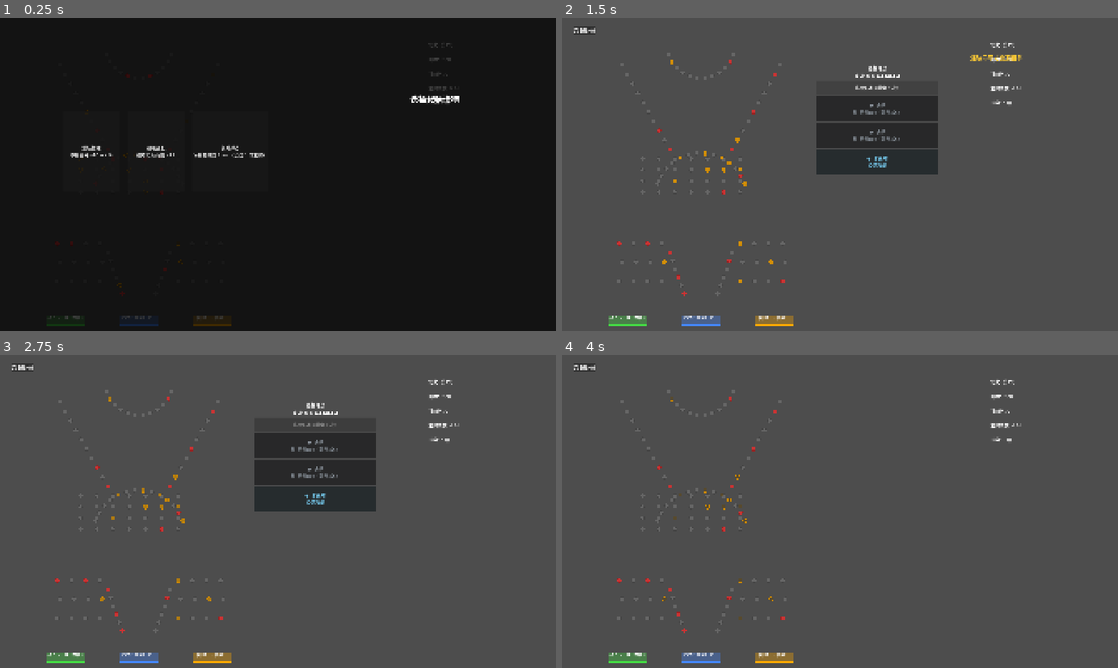
Above: before the commit, frames 1-4 (two rows, left to right).
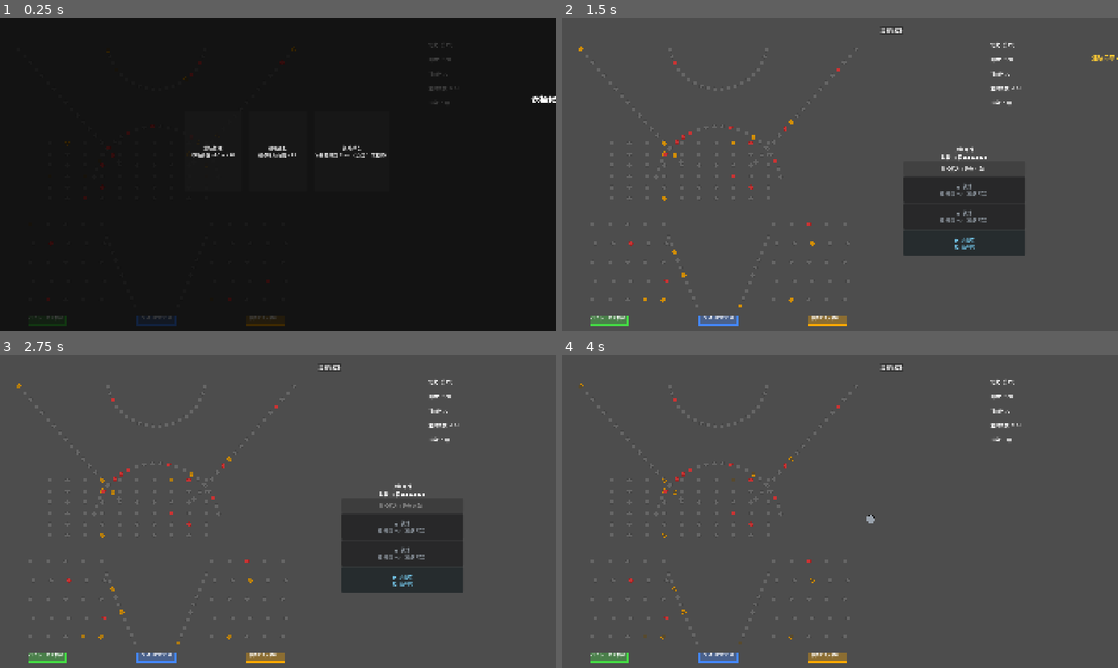
Above: after the commit, the same moments.

Repository: ever4Kenny/orb-foundry
Game: Godot game, scene res://scenes/main.tscn
The game is run twice, just before and just after one commit, with the same random seed, the same clock (stepped at 60 frames per second) and the same inputs.
Inputs (mouse positions are in pixels of both pictures, inside the frame that each line leads up to):
- Up to frame 1 (0.25 s): no input
- Up to frame 2 (1.5 s): click "重锤校准 中槽得分 +50 → +80" at 0.5 s; click "重投候选（剩余 2 次）" at 1.25 s
- Up to frame 3 (2.75 s): click "重投候选（剩余 1 次）" at 2 s
- Up to frame 4 (4 s): click "● 铁球 重·穿透peg（最多3次）" at 2.75 s; move the mouse to (962, 495) at 3.52 s; click (962, 495) at 3.67 s

The runs differ from the first frame. In frame 1, 1.5% of the frame differs, in the area x 5-100%, y 9-99%; in frame 2, 14%, in the area x 2-100%, y 2-99%; in frame 3, 14%; in frame 4, 3.2%.

Commit message:
feat: T0 横屏 1920×1080 — 盘面 1080×1080，peg 208 个，UI 适配右侧

Diff:
--- a/resources/board_layouts/default.json
+++ b/resources/board_layouts/default.json
@@ -1,120 +1,68 @@
 {
-  "board_width": 720,
+  "board_width": 1080,
   "board_height": 1080,
   "peg_radius": 7,
   "patterns": [
     {
       "type": "arc",
-      "count": 12,
-      "center": [
-        0.5,
-        0.08
-      ],
-      "radius": 120,
-      "start_degrees": 20,
-      "end_degrees": 160
+      "count": 20,
+      "center": [0.5, 0.07],
+      "radius": 170,
+      "start_degrees": 12,
+      "end_degrees": 168
     },
     {
       "type": "line",
-      "count": 10,
-      "start": [
-        0.12,
-        0.15
-      ],
-      "end": [
-        0.35,
-        0.42
-      ]
+      "count": 18,
+      "start": [0.06, 0.10],
+      "end": [0.38, 0.46]
     },
     {
       "type": "line",
-      "count": 10,
-      "start": [
-        0.88,
-        0.15
-      ],
-      "end": [
-        0.65,
-        0.42
-      ]
+      "count": 18,
+      "start": [0.94, 0.10],
+      "end": [0.62, 0.46]
     },
     {
       "type": "block",
-      "rows": 4,
-      "cols": 7,
-      "start": [
-        0.22,
-        0.45
-      ],
-      "spacing": [
-        56,
-        38
-      ]
+      "rows": 6,
+      "cols": 10,
+      "start": [0.16, 0.40],
+      "spacing": [60, 38]
     },
     {
       "type": "arc",
-      "count": 14,
-      "center": [
-        0.5,
-        0.58
-      ],
-      "radius": 160,
-      "start_degrees": 200,
-      "end_degrees": 340
+      "count": 22,
+      "center": [0.5, 0.55],
+      "radius": 220,
+      "start_degrees": 192,
+      "end_degrees": 348
     },
     {
       "type": "stagger",
-      "rows": [
-        0.72,
-        0.78,
-        0.84
-      ],
-      "cols": [
-        4,
-        4,
-        4
-      ],
+      "rows": [0.66, 0.72, 0.78, 0.84, 0.90],
+      "cols": [5, 5, 5, 5, 5],
       "x_min_ratio": 0.04,
       "x_max_ratio": 0.38
     },
     {
       "type": "stagger",
-      "rows": [
-        0.72,
-        0.78,
-        0.84
-      ],
-      "cols": [
-        4,
-        4,
-        4
-      ],
+      "rows": [0.66, 0.72, 0.78, 0.84, 0.90],
+      "cols": [5, 5, 5, 5, 5],
       "x_min_ratio": 0.62,
       "x_max_ratio": 0.96
     },
     {
       "type": "line",
-      "count": 6,
-      "start": [
-        0.35,
-        0.75
-      ],
-      "end": [
-        0.42,
-        0.88
-      ]
+      "count": 10,
+      "start": [0.34, 0.70],
+      "end": [0.43, 0.92]
     },
     {
       "type": "line",
-      "count": 6,
-      "start": [
-        0.65,
-        0.75
-      ],
-      "end": [
-        0.58,
-        0.88
-      ]
+      "count": 10,
+      "start": [0.66, 0.70],
+      "end": [0.57, 0.92]
     }
   ],
   "peg_types": {
@@ -122,26 +70,19 @@
       "color": "#666666",
       "score": 10,
       "disappear": true,
-      "tags": [
-        "normal"
-      ]
+      "tags": ["normal"]
     },
     "bonus": {
       "color": "#ffaa00",
       "score": 30,
       "disappear": true,
-      "tags": [
-        "bonus",
-        "metal"
-      ]
+      "tags": ["bonus", "metal"]
     },
     "danger": {
       "color": "#cc3333",
       "score": -5,
       "disappear": false,
-      "tags": [
-        "danger"
-      ],
+      "tags": ["danger"],
       "speed_penalty": 0.8
     }
   },
--- a/scripts/ball.gd
+++ b/scripts/ball.gd
@@ -172,12 +172,12 @@
 		_die_through_gap()
 		return
 
-	# Board edge bounce (board is 720×1080, ball in board-local coords)
+	# Board edge bounce (board is 1080×1080, ball in board-local coords)
 	if position.x - ball_radius < 0:
 		position.x = ball_radius
 		linear_velocity.x = abs(linear_velocity.x) * wall_elasticity
-	if position.x + ball_radius > 720:
-		position.x = 720 - ball_radius
+	if position.x + ball_radius > 1080:
+		position.x = 1080 - ball_radius
 		linear_velocity.x = -abs(linear_velocity.x) * wall_elasticity
 	if position.y - ball_radius < 30:
 		position.y = 30 + ball_radius
--- a/scripts/main.gd
+++ b/scripts/main.gd
@@ -42,7 +42,7 @@
 	RoundManager.round_started.connect(_on_round_started)
 	_reset_round_tracking()
 	board = BOARD_SCENE.instantiate()
-	board.position = Vector2(120, 0)
+	board.position = Vector2(0, 0)
 	add_child(board)
 	board.pegs_ready.connect(_on_pegs_ready)
 
@@ -86,7 +86,7 @@
 	if selected_ball_id.is_empty():
 		return
 	if event is InputEventMouseButton and event.button_index == MOUSE_BUTTON_LEFT:
-		if event.pressed and event.position.y < 260:
+		if event.pressed and event.position.y < 1080:
 			drag_start = event.position
 		elif not event.pressed and drag_start != Vector2.ZERO:
 			_launch_selected_ball(event.position)
--- a/scripts/ui/ball_select.gd
+++ b/scripts/ui/ball_select.gd
@@ -39,7 +39,7 @@
 func _build_panel() -> void:
 	var panel := VBoxContainer.new()
 	panel.name = "Panel"
-	panel.position = Vector2(880, 160)
+	panel.position = Vector2(1180, 440)
 	panel.custom_minimum_size = Vector2(420, 360)
 	add_child(panel)
 
--- a/scripts/ui/game_over.gd
+++ b/scripts/ui/game_over.gd
@@ -11,7 +11,7 @@
 func _build_panel() -> void:
 	var panel := VBoxContainer.new()
 	panel.name = "Panel"
-	panel.position = Vector2(880, 400)
+	panel.position = Vector2(750, 400)
 	panel.custom_minimum_size = Vector2(420, 240)
 	add_child(panel)
 
--- a/scripts/ui/hud.gd
+++ b/scripts/ui/hud.gd
@@ -32,7 +32,7 @@
 	_combo_label.add_theme_font_size_override("font_size", 36)
 	_combo_label.add_theme_color_override("font_color", Color("#ffcc33"))
 	_combo_label.set_anchors_and_offsets_preset(Control.PRESET_TOP_RIGHT)
-	_combo_label.position = Vector2(1080 - 180, 60)
+	_combo_label.position = Vector2(1920 - 180, 60)
 	_combo_label.custom_minimum_size = Vector2(160, 48)
 	_combo_label.visible = false
 	add_child(_combo_label)
@@ -51,7 +51,7 @@
 func _build_relic_bar() -> void:
 	_relic_bar = HBoxContainer.new()
 	_relic_bar.name = "RelicBar"
-	_relic_bar.position = Vector2(40, 30)
+	_relic_bar.position = Vector2(1100, 30)
 	_relic_bar.add_theme_constant_override("separation", 12)
 	add_child(_relic_bar)
 
@@ -122,7 +122,7 @@
 	toast.add_theme_font_size_override("font_size", 20)
 	toast.add_theme_color_override("font_color", Color("#ffcc33"))
 	toast.set_anchors_and_offsets_preset(Control.PRESET_CENTER_TOP)
-	toast.position = Vector2(540 - 160, 120)
+	toast.position = Vector2(960 - 160, 120)
 	toast.custom_minimum_size = Vector2(320, 36)
 	add_child(toast)
 	var tw := toast.create_tween()
--- a/scripts/ui/post_round1_select.gd
+++ b/scripts/ui/post_round1_select.gd
@@ -38,13 +38,13 @@
 	_title_label = Label.new()
 	_title_label.horizontal_alignment = HORIZONTAL_ALIGNMENT_CENTER
 	_title_label.add_theme_font_size_override("font_size", 26)
-	_title_label.position = Vector2(540 - 200, 240)
+	_title_label.position = Vector2(960 - 200, 240)
 	_title_label.custom_minimum_size = Vector2(400, 40)
 	add_child(_title_label)
 
 	_container = VBoxContainer.new()
 	_container.name = "Options"
-	_container.position = Vector2(540 - 210, 300)
+	_container.position = Vector2(960 - 210, 300)
 	_container.custom_minimum_size = Vector2(420, 400)
 	_container.add_theme_constant_override("separation", 12)
 	add_child(_container)
--- a/scripts/ui/post_round2_select.gd
+++ b/scripts/ui/post_round2_select.gd
@@ -35,13 +35,13 @@
 	_title_label = Label.new()
 	_title_label.horizontal_alignment = HORIZONTAL_ALIGNMENT_CENTER
 	_title_label.add_theme_font_size_override("font_size", 26)
-	_title_label.position = Vector2(540 - 200, 240)
+	_title_label.position = Vector2(960 - 200, 240)
 	_title_label.custom_minimum_size = Vector2(400, 40)
 	add_child(_title_label)
 
 	_container = VBoxContainer.new()
 	_container.name = "Options"
-	_container.position = Vector2(540 - 210, 300)
+	_container.position = Vector2(960 - 210, 300)
 	_container.custom_minimum_size = Vector2(420, 400)
 	_container.add_theme_constant_override("separation", 12)
 	add_child(_container)
--- a/scripts/ui/reward_select.gd
+++ b/scripts/ui/reward_select.gd
@@ -45,7 +45,7 @@
 func _build_panel() -> void:
 	var panel := VBoxContainer.new()
 	panel.name = "Panel"
-	panel.position = Vector2(880, 540)
+	panel.position = Vector2(750, 540)
 	panel.custom_minimum_size = Vector2(420, 320)
 	add_child(panel)
 
--- a/scripts/ui/start_relic_select.gd
+++ b/scripts/ui/start_relic_select.gd
@@ -25,15 +25,15 @@
 	title.horizontal_alignment = HORIZONTAL_ALIGNMENT_CENTER
 	title.add_theme_font_size_override("font_size", 28)
 	title.set_anchors_and_offsets_preset(Control.PRESET_CENTER_TOP)
-	title.position = Vector2(540 - 150, 260)
+	title.position = Vector2(960 - 150, 260)
 	title.custom_minimum_size = Vector2(300, 40)
 	add_child(title)
 
 	var container := HBoxContainer.new()
 	container.name = "CardContainer"
 	container.add_theme_constant_override("separation", 24)
-	# 3 cards × 200 + 2 gaps × 24 = 648; center at x=540 → left edge = 540 - 324 = 216
-	container.position = Vector2(216, 320)
+	# 3 cards × 200 + 2 gaps × 24 = 648; center at x=960 → left edge = 960 - 324 = 636
+	container.position = Vector2(636, 320)
 	add_child(container)
 
 	for i in range(_options.size()):
--- a/scripts/ui/upgrade_select.gd
+++ b/scripts/ui/upgrade_select.gd
@@ -26,7 +26,7 @@
 
 func _build_panel() -> void:
 	var panel := VBoxContainer.new()
-	panel.position = Vector2(880, 240)
+	panel.position = Vector2(750, 240)
 	panel.custom_minimum_size = Vector2(420, 260)
 	add_child(panel)
 
